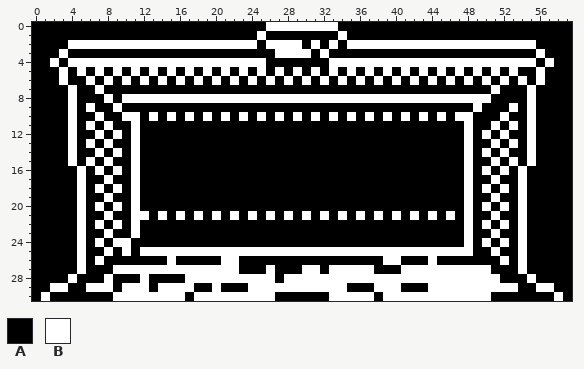
Pixel-art sprite, stored at src/images/treasure/Treasure_02.png. Above is the file before it was changed.
The file is 60x31 pixels.
Palette (. is transparent): A #000000  B #ffffff
Pixels before, first column x 0:
 0 AAAAAAAAAAAAAAAAAAAAAAAAAABBBBBBBBAAAAAAAAAAAAAAAAAAAAAAAAAA
 1 AAAAAAAAAAAAAAAAAAAAAAAAABAAAAAAAABAAAAAAAAAAAAAAAAAAAAAAAAA
 2 AAAABBBBBBBBBBBBBBBBBBBBBABBBBABABABBBBBBBBBBBBBBBBBBBBBAAAA
 3 AAABAAAAAAAAAAAAAAAAAAAAAAABBBBABAAAAAAAAAAAAAAAAAAAAAAABAAA
 4 AABABBBBBBBBBBBBBBBBBBBBBBAAAAAAABBBBBBBBBBBBBBBBBBBBBBBABAA
 5 AAABABABABABABABABABABABABABABABABABABABABABABABABABABAABAAA
 6 AAABAABABABABABABABABABABABABABABABABABABABABABABABABABABAAA
 7 AAAABAABAAAAAAAAAAAAAAAAAAAAAAAAAAAAAAAAAAAAAAAAAAABAAABAAAA
 8 AAAABAAABABBBBBBBBBBBBBBBBBBBBBBBBBBBBBBBBBBBBBBBBBAAAABAAAA
 9 AAAABABAABAAAAAAAAAAAAAAAAAAAAAAAAAAAAAAAAAAAAAAABAAABABAAAA
10 AAAABAABAABBABABABABABABABABABABABABABABABABABABBAAABAABAAAA
11 AAAABABABAABAAAAAAAAAAAAAAAAAAAAAAAAAAAAAAAAAAAABAABABABAAAA
12 AAAABAABABABAAAAAAAAAAAAAAAAAAAAAAAAAAAAAAAAAAAABABABAABAAAA
13 AAAABABABAABAAAAAAAAAAAAAAAAAAAAAAAAAAAAAAAAAAAABAABABABAAAA
14 AAAABAABABABAAAAAAAAAAAAAAAAAAAAAAAAAAAAAAAAAAAABABABAABAAAA
15 AAAABABABAABAAAAAAAAAAAAAAAAAAAAAAAAAAAAAAAAAAAABAABABABAAAA
16 AAAAABABABABAAAAAAAAAAAAAAAAAAAAAAAAAAAAAAAAAAAABABABABAAAAA
17 AAAAABAABAABAAAAAAAAAAAAAAAAAAAAAAAAAAAAAAAAAAAABAABAABAAAAA
18 AAAAABABABABAAAAAAAAAAAAAAAAAAAAAAAAAAAAAAAAAAAABABABABAAAAA
19 AAAAABAABAABAAAAAAAAAAAAAAAAAAAAAAAAAAAAAAAAAAAABAABAABAAAAA
20 AAAAABABABABAAAAAAAAAAAAAAAAAAAAAAAAAAAAAAAAAAAABABABABAAAAA
21 AAAAABAABAABBABABABABABABABABABABABABABABABABABABAABAABAAAAA
22 AAAAABABABABAAAAAAAAAAAAAAAAAAAAAAAAAAAAAAAAAAAABABABABAAAAA
23 AAAAABAABAABAAAAAAAAAAAAAAAAAAAAAAAAAAAAAAAAAAAABAABAABAAAAA
24 AAAAABABABBAAAAAAAAAAAAAAAAAAAAAAAAAAAAAAAAAAAAABABABABAAAAA
25 AAAAABAABABABBBBBBBBBBBBBBBBBBBBBBBBBBBBBBBBBBBBBAABAABAAAAA
26 AAAAABABAAAAAAABAAAAABBAAAAAAAAAAAAAAAABBAAABAAAAAAABABAAAAA
27 AAAAABAAABBBBBBBBBBBBBBAAABAAABBABBBBBAAABBBBBBBBBBAAABAAAAA
28 AAAABAAABAAABAAAABBBBBBBBBBABBBBBBBBBBBBBBBBBBBBBBBBAAABAAAA
29 AABBAABBBABBBABBBBAABAAABBBBBBBBBBBAAABBBAAABBBBBBBBBBAABBAA
30 ABAAAAAAABBBBBBBBABBBBBBBBBAAAAAABBBBBABBBBBBBBBBBBAAAAAAABA
After the commit:
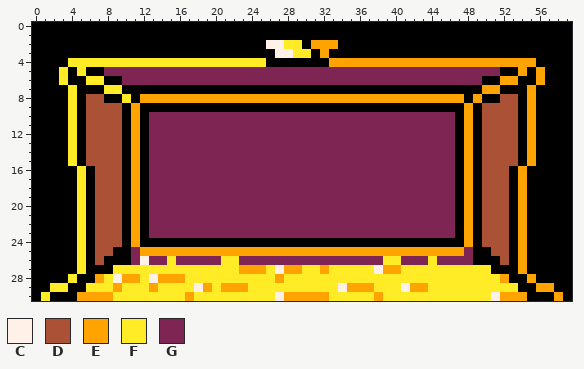
Colours new in this view: C #fff1e8  D #ab5236  E #ffa300  F #ffec27  G #7e2553
Message: TreasureChest GFX update
From old to new:
Changed rows in their new state; - is an unchanged pixel.
first column x 1:
 0 -------------------------AAAAAAAA-------------------------
 1 ------------------------A--------A------------------------
 2 ---AAAAAAAAAAAAAAAAAAAAA-CCFF-EEE-AAAAAAAAAAAAAAAAAAAAA---
 3 --A-----------------------CCFF-E-----------------------A--
 4 -A-FFFFFFFFFFFFFFFFFFFFFF-------EEEEEEEEEEEEEEEEEEEEEEE-A-
 5 --F-F-AGGGGGGGGGGGGGGGGGGGGGGGGGGGGGGGGGGGGGGGGGGGG-AE-E--
 6 --F--FFA-GGGGGGGGGGGGGGGGGGGGGGGGGGGGGGGGGGGGGGGGA-EEA-E--
 7 ---F--AFF----------------------------------------EE---E---
 8 ---F-DDA-FAEEEEEEEEEEEEEEEEEEEEEEEEEEEEEEEEEEEEAEA-DD-E---
 9 ---F-DDDD-E------------------------------------EADDDD-E---
10 ---F-DDDDAE-GGGGGGGGGGGGGGGGGGGGGGGGGGGGGGGGGGAE-DDDD-E---
11 ---F-DDDD-E-GGGGGGGGGGGGGGGGGGGGGGGGGGGGGGGGGG-E-DDDD-E---
12 ---F-DDDD-E-GGGGGGGGGGGGGGGGGGGGGGGGGGGGGGGGGG-E-DDDD-E---
13 ---F-DDDD-E-GGGGGGGGGGGGGGGGGGGGGGGGGGGGGGGGGG-E-DDDD-E---
14 ---F-DDDD-E-GGGGGGGGGGGGGGGGGGGGGGGGGGGGGGGGGG-E-DDDD-E---
15 ---F-DDDD-E-GGGGGGGGGGGGGGGGGGGGGGGGGGGGGGGGGG-E-DDDD-E---
16 ----F-DDD-E-GGGGGGGGGGGGGGGGGGGGGGGGGGGGGGGGGG-E-DDD-E----
17 ----F-DDD-E-GGGGGGGGGGGGGGGGGGGGGGGGGGGGGGGGGG-E-DDD-E----
18 ----F-DDD-E-GGGGGGGGGGGGGGGGGGGGGGGGGGGGGGGGGG-E-DDD-E----
19 ----F-DDD-E-GGGGGGGGGGGGGGGGGGGGGGGGGGGGGGGGGG-E-DDD-E----
20 ----F-DDD-E-GGGGGGGGGGGGGGGGGGGGGGGGGGGGGGGGGG-E-DDD-E----
21 ----F-DDD-EAGGGGGGGGGGGGGGGGGGGGGGGGGGGGGGGGGG-E-DDD-E----
22 ----F-DDD-E-GGGGGGGGGGGGGGGGGGGGGGGGGGGGGGGGGG-E-DDD-E----
23 ----F-DDD-E-GGGGGGGGGGGGGGGGGGGGGGGGGGGGGGGGGG-E-DDD-E----
24 ----F-DDDAE------------------------------------E-DDD-E----
25 ----F-DD-AGEEEEEEEEEEEEEEEEEEEEEEEEEEEEEEEEEEEEG--DD-E----
26 ----F-D---GCGGFGGGGGFFGGGGGGGGGGGGGGGGFFGGGFGGGG---D-E----
27 ----F---FFFFFFFFFFFFFFEEEFCEEFFEFFFFFCEEFFFFFFFFFF---E----
28 ---F--EFCEEFCEEEFFFFFFFFFFEFFFFFFFFFFFFFFFFFFFFFFFFE--E---
29 -FF--FFFEFFFEFFFFCEFEEEFFFFFFFFFFCEEEFFFCEEFFFFFFFFFF--EE-
30 F---EEEEFFFFFFFFEFFFFFFFFFCEEEEEFFFFFEFFFFFFFFFFFFCEEE---E
Where, in picture pixels (left, top, right, bottom), the same in both pictures:
changed: (41, 22, 563, 301)
